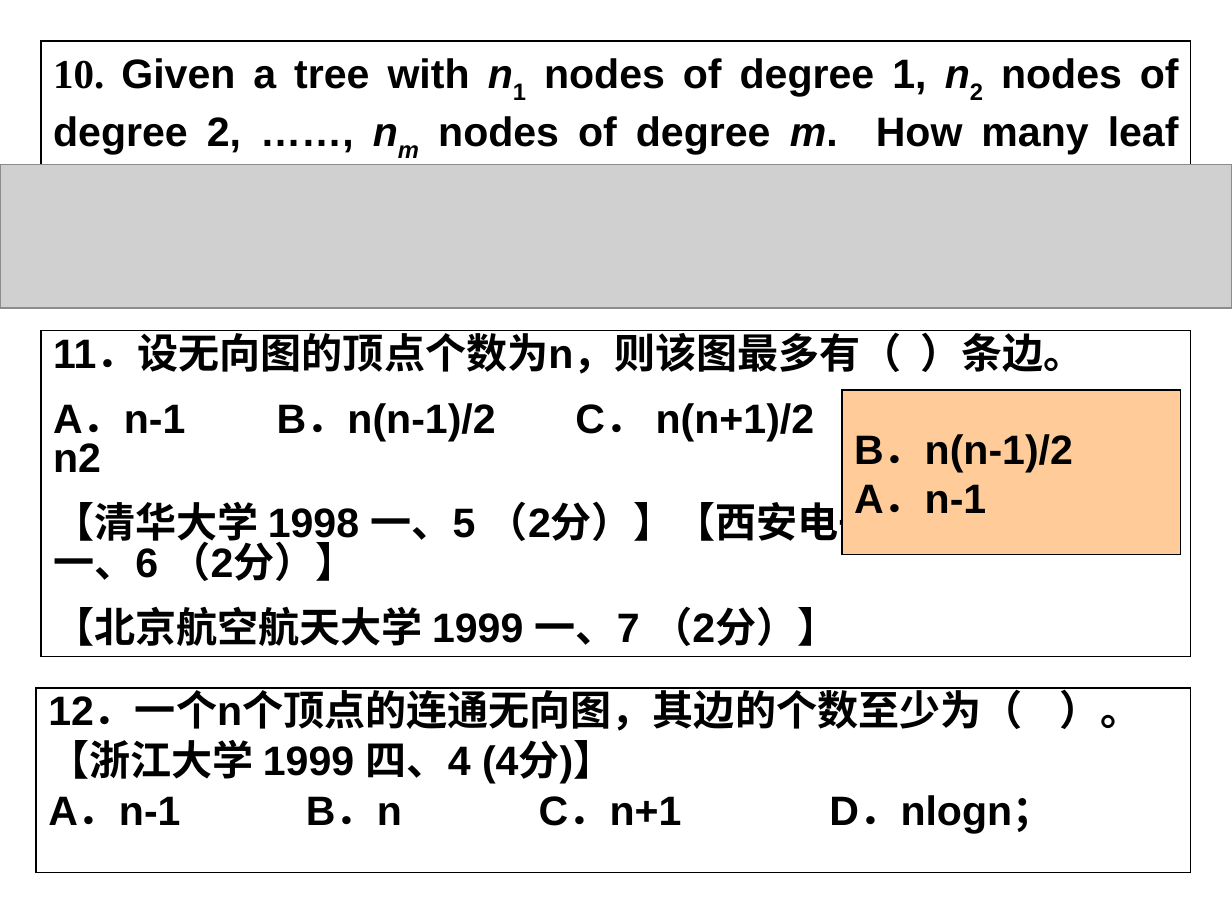
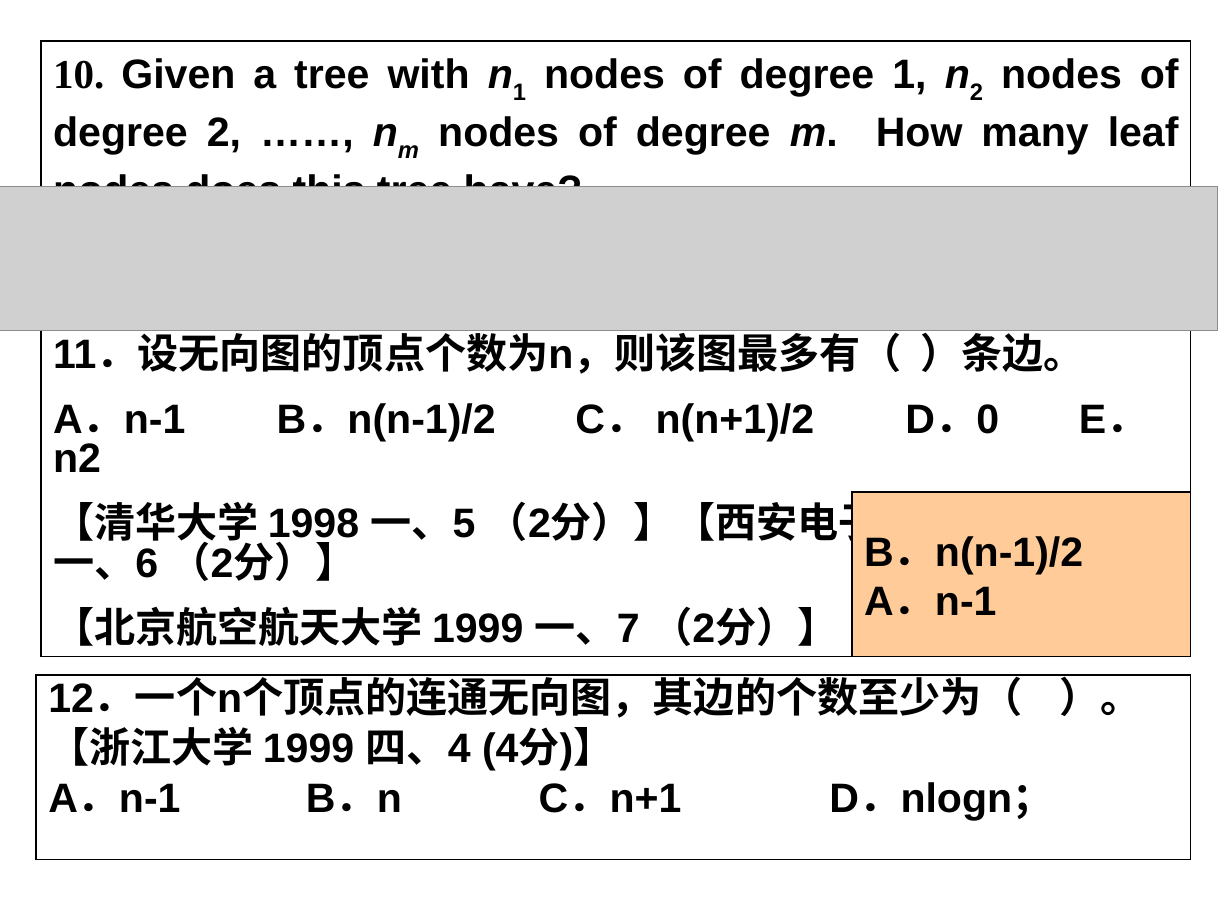
Before and after one commit to LukeLIN-web/curriculum_design, a slide deck: slide 5 of DataStructure/review ppt.ppt. Drawn at 1232x924 pixels with LibreOffice and Linux fonts; fonts in the diff are those of the drawing; grey boxes stand for pictures. Boxes give left, top, right and bottom in pixels: in the first picture for what was removed or moved away, otherwise in the second. Text is boxed around its words. In the diff, an @@ line names an element or a change of style, - is before the commit and + after.

```diff
--- a/DataStructure/review ppt.ppt
+++ b/DataStructure/review ppt.ppt
@@ picture: place and size @@
-picture at (0,164,1232,308)
+picture at (0,186,1217,330)
@@ rectangle "B．n(n-1)/2": place and size @@
-rectangle "B．n(n-1)/2" at (841,391,1180,554)
+rectangle "B．n(n-1)/2" at (853,492,1191,655)
@@ text "12．一个n个顶点的连通无向图，其边的个数至少为（ ）。": place and size @@
-text "12．一个n个顶点的连通无向图，其边的个数至少为（ ）。" at (36,687,1190,872)
+text "12．一个n个顶点的连通无向图，其边的个数至少为（ ）。" at (36,675,1190,860)
```
Also in this commit, not shown: 6 other slides changed.
